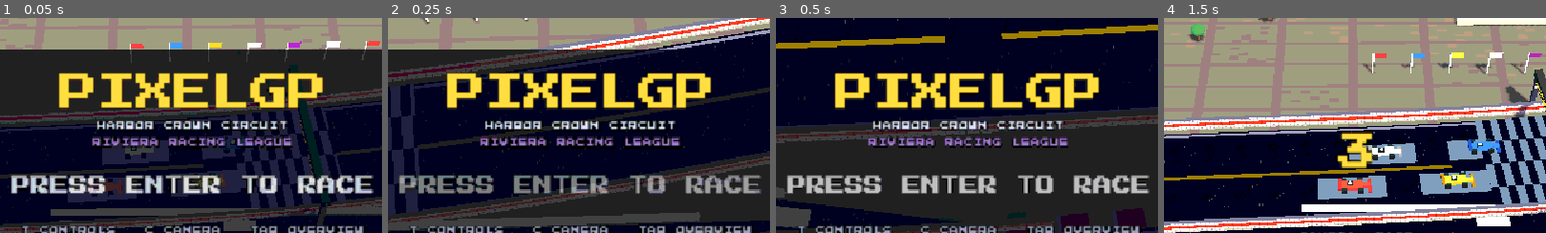
Above: before the commit, frames 1-4 (left to right).
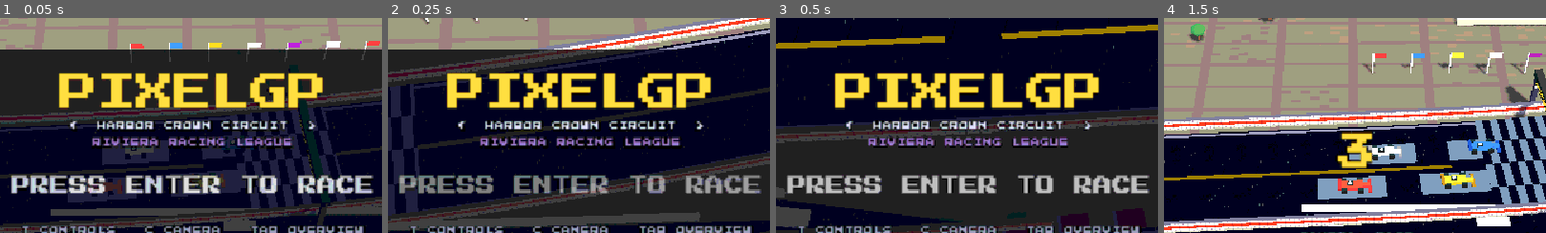
Above: after the commit, the same moments.

Repository: dtcbychris/lookie
Game: Godot game, scene res://scenes/harbor_crown_circuit.tscn
Same seed, same stepped clock (60 frames per second), same inputs: the game is played once before the commit and once after it.
Inputs:
- Up to frame 1 (0.05 s): no input
- Up to frame 2 (0.25 s): no input
- Up to frame 3 (0.5 s): no input
- Up to frame 4 (1.5 s): tap Enter (ui_accept) at 0.5, 0.77 s; hold D (steer_right) 0.53-1.28 s; hold Shift (boost) 0.53-1.28 s; tap C (camera) at 0.8, 1.35 s; hold S (brake) from 1.28 s (still down)
The pictures show only the part of the screen within x 25-75%, y 10-60%; the shares and areas given below are measured in that part.

The runs differ from the first frame. In frame 1, 0.2% of the frame differs, in the area x 17-83%, y 47-53%; in frame 2, 0.2%; in frame 3, 0.1%; in frame 4, nothing differs.

Commit message:
Track #2: Sakura Speedway — the pipeline proven
One new JSON file + style-library extensions = a second fully playable
circuit, selectable from the menu (left/right on the title screen).

- Hand-authored flowing riverside layout: 7450 px lap (vs Harbor's
  6514), 13 corners, river esses down the east bank, hilltop top
  straight (+9m), hairpin complex back to the line
- Japan style kit: "wood" (dark timber machiya, vermilion awnings,
  slate roofs) and "garden" districts; sakura tree palette; falling
  cherry-blossom petals as the signature animated system
- New landmark library entries: vermilion torii (stands in the garden
  pond) and a five-tier pagoda on the hill
- Track select: menu cycles the championship calendar; selection
  persists across reloads; runners can pin a track via PIXELGP_TRACK
- Headless sim now validates EVERY track on the calendar: Sakura passes
  first try (laps 43.0-44.2s, spread 1.18s, pit capped 95 with refill,
  idx_err=0); Harbor unchanged

https://claude.ai/code/session_01LjE6X8FbmbjT1RiC5ZbF2u

Diff:
--- /dev/null
+++ b/pixelgp/data/sakura_speedway_track.json
@@ -0,0 +1,118 @@
+{
+  "track": "Sakura Speedway",
+  "theme": "fast flowing riverside circuit through a blossom-season hill town",
+  "coordinate_space": "art pixels, origin top-left, y down; multiply by world scale of choice",
+  "direction": "start at checkered flag heading +x (east); loop is counter-screen-clockwise",
+  "centerline_control_points": [
+    [425, 1190], [680, 1194], [950, 1190], [1156, 1176],
+    [1292, 1149], [1360, 1088], [1380, 1006],
+    [1360, 918], [1411, 833], [1377, 748], [1428, 663], [1394, 578],
+    [1428, 493], [1394, 408], [1309, 349],
+    [1190, 323], [1020, 309], [850, 316], [680, 306], [510, 316],
+    [391, 340], [306, 400], [264, 485],
+    [272, 578], [255, 680], [281, 774], [255, 867],
+    [272, 961], [306, 1037], [364, 1105], [408, 1156]
+  ],
+  "spline": "closed Catmull-Rom, 14 samples per segment",
+  "start_finish_art_xy": [435, 1190],
+  "proven_tuning": {
+    "comment": "shared league tuning, validated on Harbor Crown. Units: world px (art px x 2) and seconds.",
+    "MAXV": 215,
+    "ACCEL": 150,
+    "BRAKE": 330,
+    "DRAG": 0.62,
+    "LATG": 140,
+    "track_half_width_world": 23,
+    "boost_multiplier": 1.38,
+    "ai_steer_gain": 4.2,
+    "checkpoints": 8,
+    "laps": 3
+  },
+  "teams": [
+    { "name": "RED FALCON", "primary": "#e23b2e", "secondary": "#8f1d14" },
+    { "name": "BLUE VIPER", "primary": "#2f6fe0", "secondary": "#173e8e" },
+    { "name": "GOLD DUST", "primary": "#e0a92f", "secondary": "#8e6a17" },
+    { "name": "SILVER BULLET", "primary": "#c9ccd4", "secondary": "#7b7e86" }
+  ],
+  "sponsors": [
+    "SAKURA TEA HOUSE",
+    "VELOBANK",
+    "TURBO COLA",
+    "APEX OIL",
+    "KOI RIVER LINE",
+    "RIVIERA RACING LEAGUE"
+  ],
+  "branches": [
+    {
+      "name": "pit",
+      "type": "pit",
+      "half_width": 7,
+      "speed_cap": 95,
+      "points": [[640, 1183], [690, 1167], [740, 1160], [860, 1160], [915, 1167], [962, 1182]]
+    }
+  ],
+  "scenery": {
+    "league": "RIVIERA RACING LEAGUE",
+    "elevation_m": [
+      0.0, 0.0, 0.0, 0.0,
+      0.5, 1.2, 2.0,
+      2.8, 3.6, 4.4, 5.2, 6.0,
+      7.0, 8.0, 8.6,
+      9.0, 9.0, 8.6, 8.2, 7.6,
+      6.6, 5.4, 4.4,
+      3.4, 2.8, 2.2, 1.6,
+      1.0, 0.6, 0.3, 0.1
+    ],
+    "tunnel": { "name": "WISTERIA WAY", "rects": [] },
+    "water": [
+      {
+        "name": "river", "label": "KOI RIVER", "rect": [1450, 350, 250, 850],
+        "quay": "ring", "yachts": 4, "piers_x": [1500, 1560]
+      },
+      { "name": "pond", "rect": [80, 380, 140, 260], "quay": "ring" }
+    ],
+    "ground": [
+      [-160, -160, 1610, 1620],
+      [1450, -160, 450, 510],
+      [1450, 1200, 450, 420],
+      [1700, 350, 200, 850]
+    ],
+    "districts": [
+      { "name": "wood", "rect": [-160, 850, 1260, 710] },
+      { "name": "garden", "rect": [-160, -160, 860, 1010] }
+    ],
+    "district_default": "center",
+    "exclusions": [[620, 1140, 370, 60]],
+    "city_rect": [-140, -140, 1880, 1560],
+    "tree_rect": [-150, -150, 1900, 1580],
+    "tree_palette": [[0.95, 0.7, 0.8], [0.98, 0.82, 0.88], [0.88, 0.55, 0.68], [0.3, 0.5, 0.3]],
+    "petals": { "count": 64, "rect": [150, 150, 1400, 1150] },
+    "palm_rows": [],
+    "umbrella_row": { "from": [1300, 500], "to": [1300, 900], "step": 60 },
+    "umbrella_scatter": 12,
+    "grandstands": [
+      { "at": [800, 1240], "length": 300, "facing": 0 },
+      { "at": [430, 985], "length": 180, "facing": 90 },
+      { "at": [1240, 700], "length": 200, "facing": 270 }
+    ],
+    "landmarks": [
+      { "type": "torii", "at": [150, 510] },
+      { "type": "pagoda", "at": [850, 195] },
+      { "type": "hotel", "at": [620, 1265], "sign": "SAKURA GRAND" }
+    ]
+  },
+  "set_dressing": [
+    { "type": "flag_row", "at": [560, 1240], "facing": 0, "count": 8 },
+    { "type": "flag_row", "at": [900, 255], "facing": 0, "count": 6 },
+    { "type": "big_screen", "at": [1180, 1238], "facing": 290 },
+    { "type": "camera_tower", "at": [1335, 1010], "facing": 270 },
+    { "type": "camera_tower", "at": [330, 545], "facing": 90 },
+    { "type": "marshal_post", "at": [1300, 1120], "facing": 140 },
+    { "type": "marshal_post", "at": [320, 420], "facing": 100 },
+    { "type": "marshal_post", "at": [1340, 560], "facing": 0 },
+    { "type": "cafe_terrace", "at": [1280, 760], "facing": 90 },
+    { "type": "cafe_terrace", "at": [540, 1250], "facing": 0 },
+    { "type": "statue", "at": [700, 640], "facing": 180 },
+    { "type": "helipad", "at": [1790, 560], "facing": 0 }
+  ]
+}
--- a/pixelgp/scripts/hud.gd
+++ b/pixelgp/scripts/hud.gd
@@ -144,7 +144,7 @@
 	t1.text = "PIXELGP"
 	var t2 := _make_label(Vector2(150, 124), 8, Color(0.85, 0.88, 0.95), true)
 	t2.size = Vector2(340, 12)
-	t2.text = track.track_name.to_upper()
+	t2.text = "<  %s  >" % track.track_name.to_upper()
 	var t3 := _make_label(Vector2(150, 138), 8, Color(0.65, 0.5, 0.8), true)
 	t3.size = Vector2(340, 12)
 	t3.text = track.league
--- a/pixelgp/scripts/main.gd
+++ b/pixelgp/scripts/main.gd
@@ -45,8 +45,12 @@
 	sv.add_child(world)
 	_setup_environment(world)
 
+	# dev hook: runners select a track via env without touching the session
+	var env_track := OS.get_environment("PIXELGP_TRACK")
+	if env_track != "":
+		TrackData.selected_path = env_track
 	var track := TrackData.new()
-	track.load_track()
+	track.load_track(TrackData.selected_path)
 
 	var track_builder: Node3D = TrackBuilder.new()
 	world.add_child(track_builder)
--- a/pixelgp/scripts/pixel_textures.gd
+++ b/pixelgp/scripts/pixel_textures.gd
@@ -109,7 +109,7 @@
 			img.set_pixel(x, y, c)
 	return img
 
-const DISTRICT_NAMES := ["oldtown", "harbor", "casino", "center"]
+const DISTRICT_NAMES := ["oldtown", "harbor", "casino", "center", "wood", "garden"]
 
 static func facade_named(district: int, idx: int, base: Color, awnings: Array, balconies: bool) -> Texture2D:
 	var fname := "facade_%s_%d" % [DISTRICT_NAMES[district], idx]
--- a/pixelgp/scripts/race_manager.gd
+++ b/pixelgp/scripts/race_manager.gd
@@ -31,10 +31,22 @@
 		get_tree().reload_current_scene()
 		return
 	if state == State.MENU:
-		# weekend flow: attract mode until the player starts the race
+		# weekend flow: attract mode until the player starts the race;
+		# left/right cycles the championship calendar
 		if Input.is_action_just_pressed("ui_accept"):
 			state = State.COUNTDOWN
 			race_time = -3.6
+		var TD := preload("res://scripts/track_data.gd")
+		var dir := 0
+		if Input.is_action_just_pressed("steer_right"):
+			dir = 1
+		elif Input.is_action_just_pressed("steer_left"):
+			dir = -1
+		if dir != 0:
+			var i: int = TD.TRACKS.find(TD.selected_path)
+			TD.selected_path = TD.TRACKS[posmod(i + dir, TD.TRACKS.size())]
+			get_tree().reload_current_scene()
+			return
 		_update_positions()
 		return
 	if state == State.FINISHED and Input.is_action_just_pressed("ui_accept"):
--- a/pixelgp/scripts/scenery_builder.gd
+++ b/pixelgp/scripts/scenery_builder.gd
@@ -9,20 +9,27 @@
 ## City districts give each part of town its own palette. The style library is
 ## global (keyed by district name); which rect of the map belongs to which
 ## district comes from the track data.
-enum District { OLD_TOWN, HARBOR, CASINO, CENTER }
-const DISTRICT_BY_NAME := {"oldtown": District.OLD_TOWN, "harbor": District.HARBOR, "casino": District.CASINO, "center": District.CENTER}
+enum District { OLD_TOWN, HARBOR, CASINO, CENTER, WOOD, GARDEN }
+const DISTRICT_BY_NAME := {
+	"oldtown": District.OLD_TOWN, "harbor": District.HARBOR, "casino": District.CASINO,
+	"center": District.CENTER, "wood": District.WOOD, "garden": District.GARDEN,
+}
 
 const DISTRICT_WALLS := {
 	District.OLD_TOWN: [Color(0.82, 0.62, 0.4), Color(0.8, 0.55, 0.42), Color(0.85, 0.7, 0.5), Color(0.78, 0.5, 0.34)],
 	District.HARBOR: [Color(0.9, 0.74, 0.72), Color(0.88, 0.84, 0.74), Color(0.72, 0.8, 0.84), Color(0.74, 0.85, 0.76)],
 	District.CASINO: [Color(0.92, 0.89, 0.8), Color(0.95, 0.92, 0.86), Color(0.88, 0.82, 0.66)],
 	District.CENTER: [Color(0.85, 0.78, 0.66), Color(0.75, 0.72, 0.62), Color(0.8, 0.76, 0.72), Color(0.7, 0.66, 0.6)],
+	District.WOOD: [Color(0.42, 0.3, 0.22), Color(0.5, 0.36, 0.26), Color(0.36, 0.26, 0.2), Color(0.55, 0.42, 0.3)],
+	District.GARDEN: [Color(0.9, 0.88, 0.82), Color(0.85, 0.84, 0.78), Color(0.8, 0.78, 0.7), Color(0.88, 0.85, 0.76)],
 }
 const DISTRICT_AWNINGS := {
 	District.OLD_TOWN: [Color(0.25, 0.5, 0.3), Color(0.8, 0.45, 0.15)],
 	District.HARBOR: [Color(0.8, 0.2, 0.18), Color(0.15, 0.5, 0.6)],
 	District.CASINO: [Color(0.7, 0.5, 0.15), Color(0.45, 0.12, 0.2)],
 	District.CENTER: [Color(0.3, 0.35, 0.5), Color(0.55, 0.25, 0.25)],
+	District.WOOD: [Color(0.75, 0.18, 0.15), Color(0.2, 0.25, 0.4)],
+	District.GARDEN: [Color(0.65, 0.15, 0.15), Color(0.25, 0.4, 0.35)],
 }
 ## Terracotta dominates, like the concept art; the casino quarter gets
 ## oxidized-copper green landmarks.
@@ -31,6 +38,8 @@
 	District.HARBOR: Color(0.72, 0.4, 0.26),
 	District.CASINO: Color(0.42, 0.58, 0.48),
 	District.CENTER: Color(0.66, 0.38, 0.24),
+	District.WOOD: Color(0.3, 0.32, 0.4),     # slate
+	District.GARDEN: Color(0.36, 0.4, 0.48),
 }
 
 func _district(a: Vector2) -> int:
@@ -59,7 +68,7 @@
 
 ## Ground footprint (art px, square side) auto-reserved around each landmark
 ## set piece so the RNG city scatter keeps clear.
-const LANDMARK_RESERVE := {"casino": 58, "yacht_club": 46, "church": 46, "hotel": 56}
+const LANDMARK_RESERVE := {"casino": 58, "yacht_club": 46, "church": 46, "hotel": 56, "torii": 30, "pagoda": 50}
 
 ## Ground footprint (art px, square side) auto-reserved around each
 ## set-dressing entry so RNG buildings/trees keep clear.
@@ -129,6 +138,11 @@
 				_build_church(lm)
 			"hotel":
 				_build_hotel(lm)
+			"torii":
+				_build_torii(lm)
+			"pagoda":
+				_build_pagoda(lm)
+	_build_petals()
 	_build_trees()
 	_build_grandstands()
 	_build_trackside_crowds()
@@ -158,6 +172,13 @@
 		y.position.y = -3.2 + sin(t * 1.2 + float(i)) * 0.3
 	if _casino_sign:
 		_casino_sign.modulate.a = 0.75 + 0.25 * sin(t * 4.0)
+	for pd in _petals:
+		var node: MeshInstance3D = pd["node"]
+		node.position.y -= pd["fall"] * _delta
+		node.position.x += sin(t * 0.8 + pd["phase"]) * 6.0 * _delta
+		node.rotation.y += _delta * 2.0
+		if node.position.y < 0.5:
+			node.position.y = _rng.randf_range(24.0, 32.0)
 	# two-frame crowd bob
 	var fi := 0 if fmod(t, 0.7) < 0.35 else 1
 	if fi != _crowd_frame:
@@ -379,9 +400,14 @@
 ## Lush tree cover wherever there's no water, road, or building — the concept
 ## art has essentially zero bare ground.
 func _build_trees() -> void:
-	var greens := [Color(0.22, 0.48, 0.26), Color(0.3, 0.56, 0.3), Color(0.18, 0.42, 0.23), Color(0.42, 0.52, 0.22)]
+	var palette: Array = _kit.get("tree_palette", [])
+	var crowns := [Color(0.22, 0.48, 0.26), Color(0.3, 0.56, 0.3), Color(0.18, 0.42, 0.23), Color(0.42, 0.52, 0.22)]
+	if not palette.is_empty():
+		crowns = []
+		for c in palette:
+			crowns.append(Color(c[0], c[1], c[2]))
 	var crown_mats: Array = []
-	for g in greens:
+	for g in crowns:
 		crown_mats.append(Pix.flat_mat(g))
 	var trunk_mat := Pix.flat_mat(Color(0.42, 0.3, 0.2))
 	_rng.seed = 8
@@ -790,6 +816,67 @@
 	_label(lm.get("sign", "GRAND HOTEL"), Vector3(cx, 72.5, cz - 5), Vector3(0, 0, 1), Color(1.0, 0.84, 0.2), 32, 0.1)
 	_tree_pair(Vector3(cx - 42, 0, cz + 22))
 	_tree_pair(Vector3(cx + 42, 0, cz + 22))
+
+## Vermilion torii gate — can stand on land or in water (Miyajima style).
+func _build_torii(lm: Dictionary) -> void:
+	var cx: float = lm["at"][0] * 2.0
+	var cz: float = lm["at"][1] * 2.0
+	var base_y: float = lm.get("base_y", -4.0 if _in_water_art(Vector2(lm["at"][0], lm["at"][1])) else 0.0)
+	var verm := Pix.flat_mat(Color(0.82, 0.22, 0.12))
+	var ink := Pix.flat_mat(Color(0.12, 0.1, 0.1))
+	for side in [-1.0, 1.0]:
+		_box(Vector3(2.6, 18, 2.6), Vector3(cx, base_y + 9, cz + side * 10.0), verm)
+		_box(Vector3(3.2, 1.2, 3.2), Vector3(cx, base_y + 18.2, cz + side * 10.0), ink)
+	_box(Vector3(2.2, 2.2, 30), Vector3(cx, base_y + 20.4, cz), verm)   # kasagi
+	_box(Vector3(2.6, 1.2, 31), Vector3(cx, base_y + 21.8, cz), ink)    # cap
+	_box(Vector3(1.8, 1.8, 24), Vector3(cx, base_y + 16.2, cz), verm)   # nuki
+	_box(Vector3(1.6, 3.2, 1.6), Vector3(cx, base_y + 18.4, cz), verm)  # gakuzuka
+
+## Five-tier pagoda with slate roofs and a gold spire.
+func _build_pagoda(lm: Dictionary) -> void:
+	var cx: float = lm["at"][0] * 2.0
+	var cz: float = lm["at"][1] * 2.0
+	var base_y: float = lm.get("base_y", 0.0)
+	var wallm := Pix.flat_mat(Color(0.88, 0.84, 0.74))
+	var wood := Pix.flat_mat(Color(0.4, 0.28, 0.2))
+	var roof := Pix.flat_mat(Color(0.28, 0.3, 0.38))
+	_box(Vector3(46, 3, 46), Vector3(cx, base_y + 1.5, cz), Pix.flat_mat(Color(0.7, 0.66, 0.58)))
+	var y := base_y + 3.0
+	var w := 34.0
+	for tier in 5:
+		_box(Vector3(w, 7.0, w), Vector3(cx, y + 3.5, cz), wallm if tier % 2 == 0 else wood)
+		_box(Vector3(w + 10.0, 1.8, w + 10.0), Vector3(cx, y + 7.6, cz), roof)
+		_box(Vector3(w + 4.0, 1.0, w + 4.0), Vector3(cx, y + 8.8, cz), roof)
+		y += 9.2
+		w *= 0.82
+	_box(Vector3(1.4, 9, 1.4), Vector3(cx, y + 4.0, cz), Pix.flat_mat(Color(0.85, 0.68, 0.28), 0.4))
+
+## Falling cherry-blossom petals — the track's signature animated system,
+## driven by the kit's "petals" config.
+var _petals: Array = []  # {"node": MeshInstance3D, "phase": float, "fall": float}
+
+func _build_petals() -> void:
+	if not _kit.has("petals"):
+		return
+	_rng.seed = 14
+	var pk: Dictionary = _kit["petals"]
+	var r: Array = pk["rect"]
+	var pmat := Pix.flat_mat(Color(0.97, 0.78, 0.86), 0.25)
+	pmat.cull_mode = BaseMaterial3D.CULL_DISABLED
+	for k in int(pk.get("count", 60)):
+		var quad := MeshInstance3D.new()
+		var qm := QuadMesh.new()
+		qm.size = Vector2(1.3, 1.3)
+		quad.mesh = qm
+		quad.material_override = pmat
+		quad.cast_shadow = GeometryInstance3D.SHADOW_CASTING_SETTING_OFF
+		quad.position = Vector3(
+			_rng.randf_range(r[0], r[0] + r[2]) * 2.0,
+			_rng.randf_range(2.0, 30.0),
+			_rng.randf_range(r[1], r[1] + r[3]) * 2.0)
+		quad.rotation.x = -PI / 3.0
+		add_child(quad)
+		_petals.append({"node": quad, "phase": _rng.randf_range(0, TAU), "fall": _rng.randf_range(2.5, 5.0)})
 
 func _tree_pair(pos: Vector3) -> void:
 	var trunk := Pix.flat_mat(Color(0.42, 0.3, 0.2))
--- a/pixelgp/scripts/track_data.gd
+++ b/pixelgp/scripts/track_data.gd
@@ -14,6 +14,14 @@
 const CHECKPOINT_COUNT := 8
 const CHECKPOINT_INDEX_WINDOW := 22
 const LAPS := 3
+
+## The championship calendar; the menu cycles through these. Selection
+## persists across scene reloads (statics live for the session).
+const TRACKS := [
+	"res://data/harbor_crown_track.json",
+	"res://data/sakura_speedway_track.json",
+]
+static var selected_path: String = TRACKS[0]
 
 ## Elevation, tunnel zones, and all scenery placement now live in the track
 ## JSON's "scenery" section — tracks are data, including their geography.
--- a/pixelgp/tests/headless_sim.gd
+++ b/pixelgp/tests/headless_sim.gd
@@ -15,8 +15,17 @@
 const MAX_SPREAD := 2.0
 
 func _initialize() -> void:
+	# every track on the calendar must pass the same health checks
+	var all_ok := true
+	for path in TrackData.TRACKS:
+		if not _check_track(path):
+			all_ok = false
+	print("RESULT: %s" % ("PASS" if all_ok else "FAIL"))
+	quit(0 if all_ok else 1)
+
+func _check_track(path: String) -> bool:
 	var track := TrackData.new()
-	track.load_track()
+	track.load_track(path)
 	print("track: %s  samples=%d  length=%.0f world px" % [track.track_name, track.n, track.total_len])
 	print("checkpoints=%d  corners=%d" % [track.checkpoints.size(), track.corners.size()])
 
@@ -72,8 +81,7 @@
 		ok = false
 	if not _branch_check(track):
 		ok = false
-	print("RESULT: %s" % ("PASS" if ok else "FAIL"))
-	quit(0 if ok else 1)
+	return ok
 
 ## Drive a scripted car through each branch corridor (pit / hidden) and
 ## assert: it exits back onto the main line, the speed cap holds, and the
